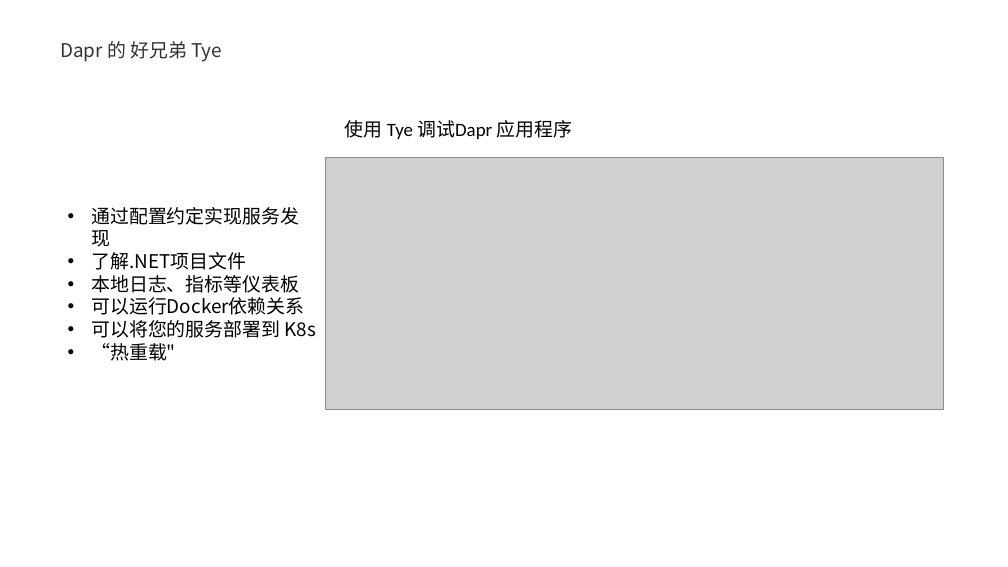
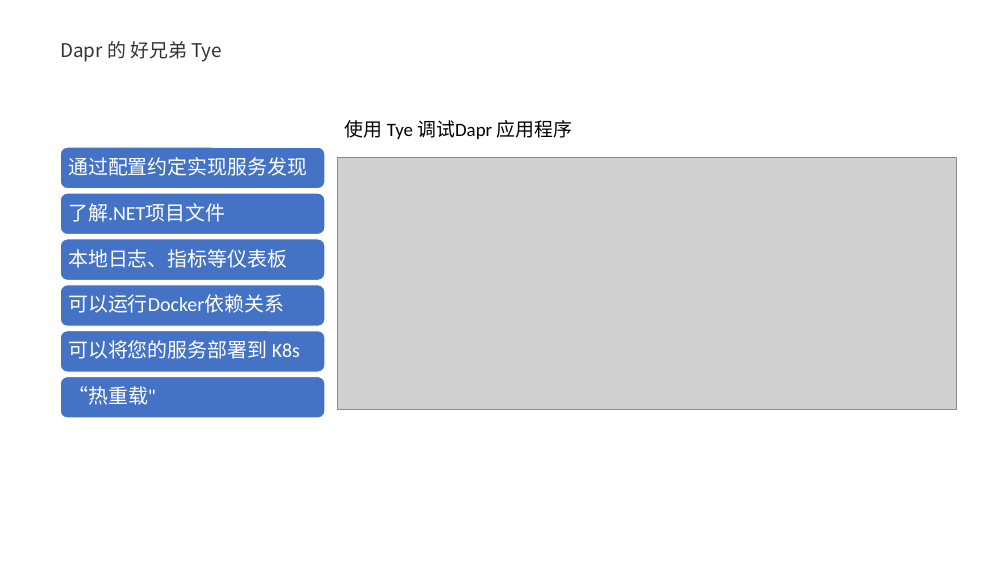
Before and after one commit to geffzhang/TyeDaprDemo, a slide deck: slide 14 of slides.pptx. Drawn at 1008x567 pixels with LibreOffice and Linux fonts; fonts in the diff are those of the drawing; grey boxes stand for pictures. Boxes give left, top, right and bottom in pixels: in the first picture for what was removed or moved away, otherwise in the second. Text is boxed around its words. In the diff, an @@ line names an element or a change of style, - is before the commit and + after.

```diff
--- a/slides.pptx
+++ b/slides.pptx
@@ picture: place and size @@
-picture at bbox=[325, 157, 944, 410]
+picture at bbox=[337, 157, 956, 410]
@@ text at bbox=[91, 207, 299, 270]: paragraphs removed @@
-• 通过配置约定实现服务发现
-• 了解.NET项目文件
@@ text "本地日志、指标等仪表板": place and size @@
-text "本地日志、指标等仪表板" at bbox=[91, 207, 317, 361]
+text "本地日志、指标等仪表板" at bbox=[68, 249, 287, 268]
@@ text "本地日志、指标等仪表板" at bbox=[68, 249, 287, 268]: size 18 to 19 pt, font Noto Sans CJK SC to Calibri, text colour #000000 to #FFFFFF; bullet • to none; line spacing 1 to 0.9; more space between paragraphs; vertical alignment top to middle @@
@@ text at bbox=[91, 297, 317, 361]: paragraphs removed @@
-• 可以运行Docker依赖关系
-• 可以将您的服务部署到 K8s
-• “热重载"
@@ group added at bbox=[60, 147, 325, 418]: 6 rounded rectangles, 5 texts @@
+通过配置约定实现服务发现
+了解.NET项目文件
+可以运行Docker依赖关系
+可以将您的服务部署到 K8s
+“热重载"
```
